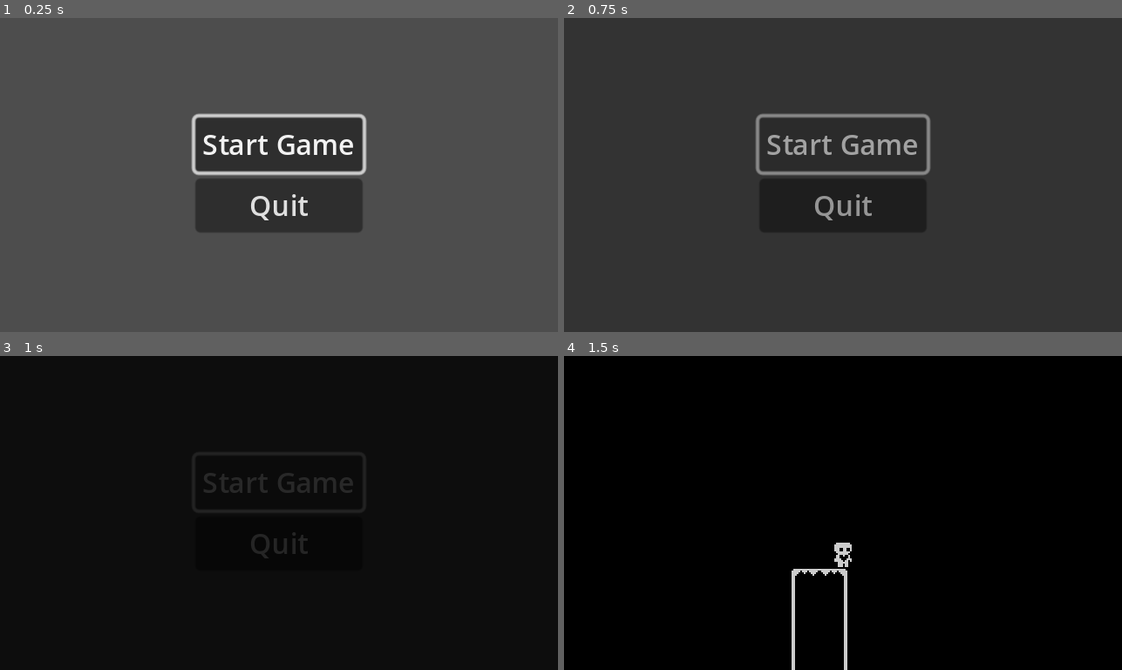
Above: before the commit, frames 1-4 (two rows, left to right).
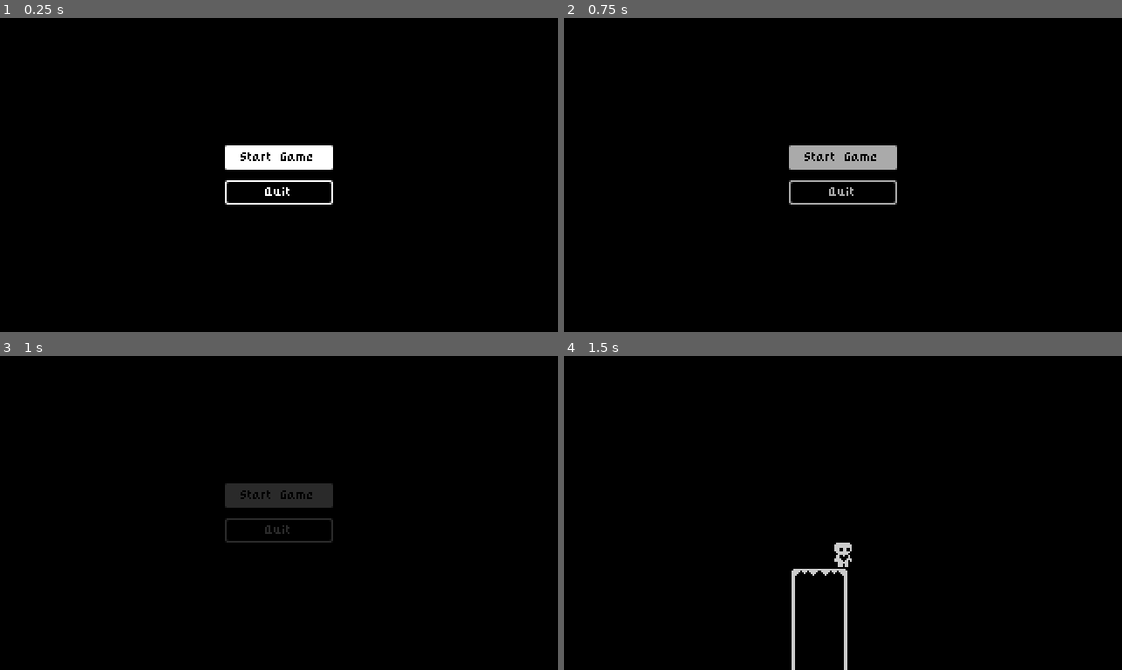
Above: after the commit, the same moments.

Repository: rprav-n/Heart-Platformer-2D-Game
Game: Godot game, scene res://ui/menu/start_menu.tscn
Same seed, same stepped clock (60 frames per second), same inputs: the game is played once before the commit and once after it.
Inputs:
- Up to frame 1 (0.25 s): no input
- Up to frame 2 (0.75 s): click "Start Game" at 0.5 s
- Up to frame 3 (1 s): no input
- Up to frame 4 (1.5 s): hold D (move_right) from 1.28 s (still down)

The runs differ from the first frame. In frame 1, 100% of the frame differs, in the area x 0-100%, y 0-100%; in frame 2, 100%; in frame 3, 2.9%; in frame 4, nothing differs.

Commit message:
Added UI Theming

Diff:
--- a/project.godot
+++ b/project.godot
@@ -27,6 +27,12 @@
 window/size/window_width_override=1280
 window/size/window_height_override=720
 window/stretch/mode="canvas_items"
+
+[gui]
+
+theme/custom="res://resources/theme/default_theme.tres"
+theme/custom_font="res://assets/fonts/pixel_font.ttf"
+theme/default_font_subpixel_positioning=0
 
 [input]
 
--- /dev/null
+++ b/resources/theme/black_9slice.tres
@@ -0,0 +1,10 @@
+[gd_resource type="StyleBoxTexture" load_steps=2 format=3 uid="uid://m27bqpg4miq2"]
+
+[ext_resource type="Texture2D" uid="uid://7ievo4vm8ix3" path="res://assets/black_9slice.png" id="1_r7nml"]
+
+[resource]
+texture = ExtResource("1_r7nml")
+texture_margin_left = 3.0
+texture_margin_top = 3.0
+texture_margin_right = 3.0
+texture_margin_bottom = 3.0
--- /dev/null
+++ b/resources/theme/default_theme.tres
@@ -0,0 +1,16 @@
+[gd_resource type="Theme" load_steps=3 format=3 uid="uid://bkh6rqum41b33"]
+
+[ext_resource type="StyleBox" uid="uid://m27bqpg4miq2" path="res://resources/theme/black_9slice.tres" id="1_4pc17"]
+[ext_resource type="StyleBox" uid="uid://1hjmsvl6b0o" path="res://resources/theme/white_9slice.tres" id="2_driqn"]
+
+[resource]
+Button/colors/font_color = Color(1, 1, 1, 1)
+Button/colors/font_focus_color = Color(0, 0, 0, 1)
+Button/colors/font_hover_color = Color(0, 0, 0, 1)
+Button/colors/font_pressed_color = Color(1, 1, 1, 1)
+Button/font_sizes/font_size = 6
+Button/styles/focus = ExtResource("2_driqn")
+Button/styles/hover = ExtResource("2_driqn")
+Button/styles/normal = ExtResource("1_4pc17")
+Button/styles/pressed = ExtResource("1_4pc17")
+Label/font_sizes/font_size = 6
--- /dev/null
+++ b/resources/theme/white_9slice.tres
@@ -0,0 +1,10 @@
+[gd_resource type="StyleBoxTexture" load_steps=2 format=3 uid="uid://1hjmsvl6b0o"]
+
+[ext_resource type="Texture2D" uid="uid://bemx2vkkb0gou" path="res://assets/white_9slice.png" id="1_vlxou"]
+
+[resource]
+texture = ExtResource("1_vlxou")
+texture_margin_left = 2.0
+texture_margin_top = 2.0
+texture_margin_right = 2.0
+texture_margin_bottom = 2.0
--- a/scenes/world/world.gd
+++ b/scenes/world/world.gd
@@ -8,14 +8,13 @@
 
 
 func _ready():
-	RenderingServer.set_default_clear_color(Color.BLACK)
-
 	Events.level_completed.connect(show_level_completed)
 
 
 func show_level_completed():
 	level_completed.show()
 	get_tree().paused = true
+	await get_tree().create_timer(1.0).timeout
 
 	if not next_level is PackedScene: return
 
--- a/ui/menu/start_menu.gd
+++ b/ui/menu/start_menu.gd
@@ -5,6 +5,7 @@
 
 
 func _ready():
+	RenderingServer.set_default_clear_color(Color.BLACK)
 	start_button.grab_focus()
 
 func _on_start_button_pressed():
--- a/ui/menu/start_menu.tscn
+++ b/ui/menu/start_menu.tscn
@@ -15,11 +15,13 @@
 
 [node name="StartButton" type="Button" parent="VBoxContainer"]
 unique_name_in_owner = true
+custom_minimum_size = Vector2(64, 16)
 layout_mode = 2
 text = "Start Game"
 
 [node name="QuitButton" type="Button" parent="VBoxContainer"]
 unique_name_in_owner = true
+custom_minimum_size = Vector2(64, 16)
 layout_mode = 2
 text = "Quit"
 
Binary file added: assets/black_9slice.png
Not shown, added: assets/black_9slice.png.import
Binary file added: assets/fonts/pixel_font.ttf
Not shown, added: assets/fonts/pixel_font.ttf.import
Binary file added: assets/white_9slice.png
Not shown, added: assets/white_9slice.png.import
